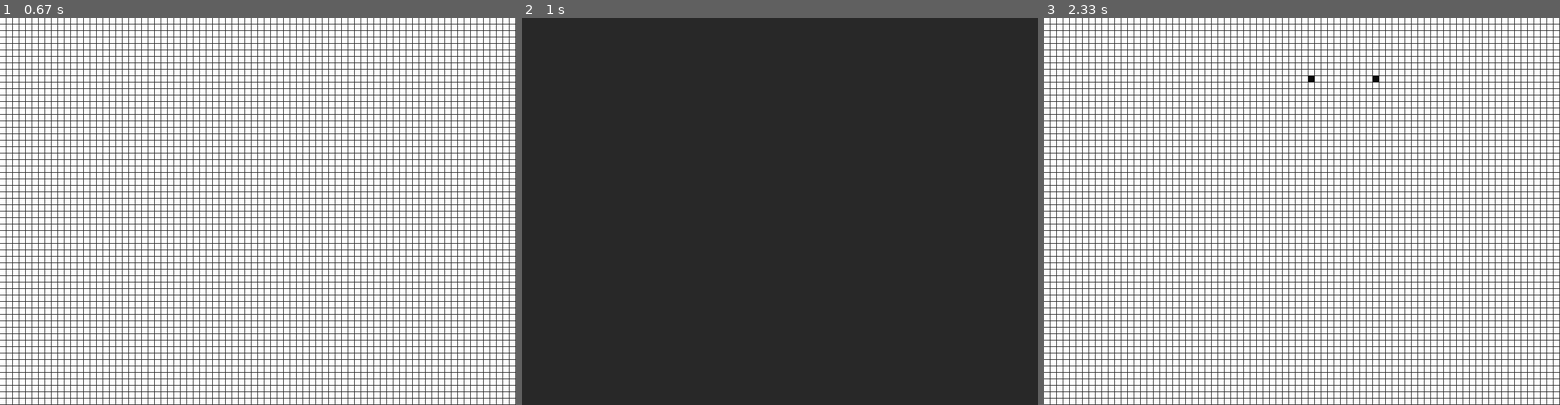
Above: before the commit, frames 1-3 (left to right).
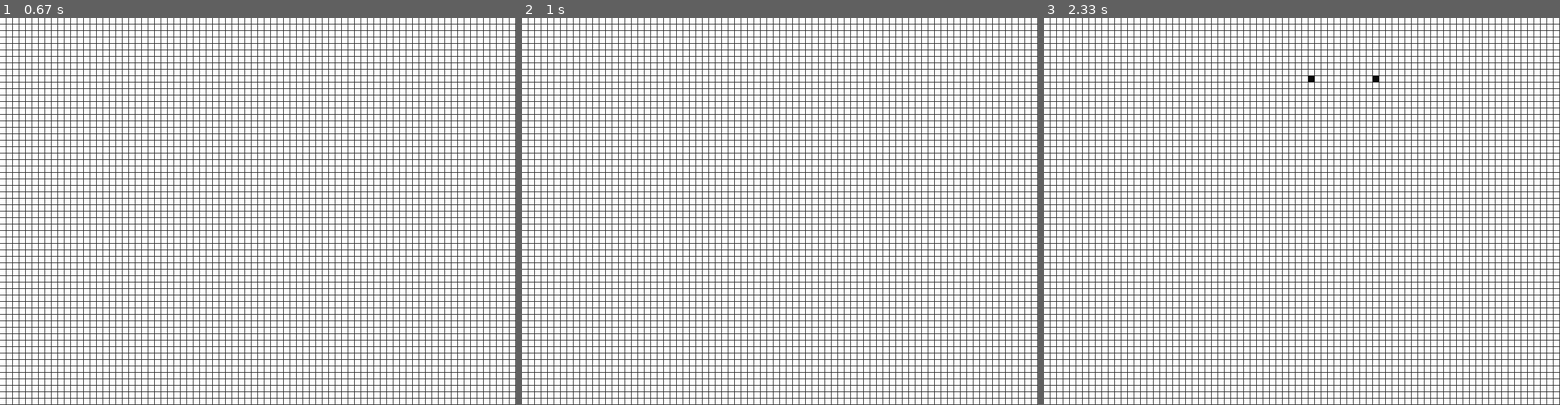
Above: after the commit, the same moments.

Repository: Dave91/PythonPyCharm
Game: pygame game, started from PyGames/ConwayLifeGame/main.py
Two runs of this game, one before a commit and one after it. Both use one fixed random seed, a clock stepped at 60 frames per second and the inputs below.
Inputs (mouse positions are in pixels of both pictures, inside the frame that each line leads up to):
- Up to frame 1 (0.67 s): tap Space at 0.33 s
- Up to frame 2 (1 s): tap Space at 0.67 s
- Up to frame 3 (2.33 s): move the mouse to (1379, 76) at 1.17 s; click (1379, 76) at 1.38 s; move the mouse to (1312, 79) at 1.73 s; click (1312, 79) at 2.03 s

Frame 1 is identical in both runs. In frame 2, 81% of the frame differs, in the area x 0-100%, y 0-100%; in frame 3, nothing differs.

Commit message:
*fps reduced

Diff:
--- a/PyGames/ConwayLifeGame/main.py
+++ b/PyGames/ConwayLifeGame/main.py
@@ -42,6 +42,7 @@
     screen.fill(color_grid)
     update(screen, cells, size)
     pygame.display.flip()
+    clock = pygame.time.Clock()
     pygame.display.update()
     running = False
 
@@ -65,6 +66,7 @@
         if running:
             cells = update(screen, cells, size, with_prog=True)
             pygame.display.update()
+            clock.tick(5)
 
 
 if __name__ == '__main__':
